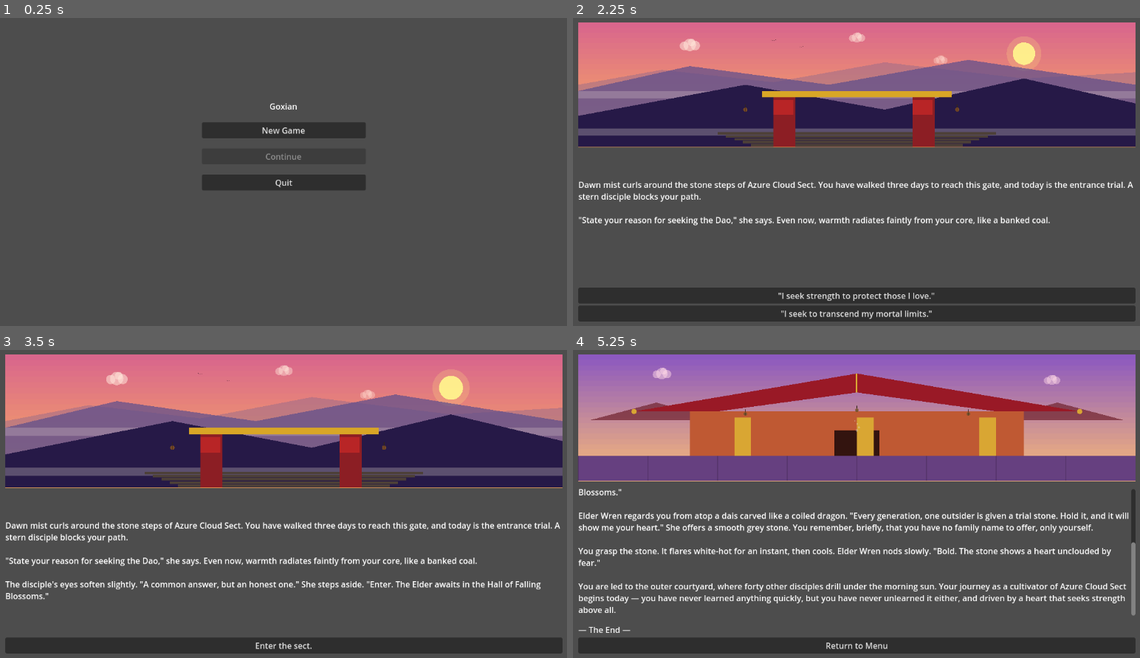
Above: before the commit, frames 1-4 (two rows, left to right).
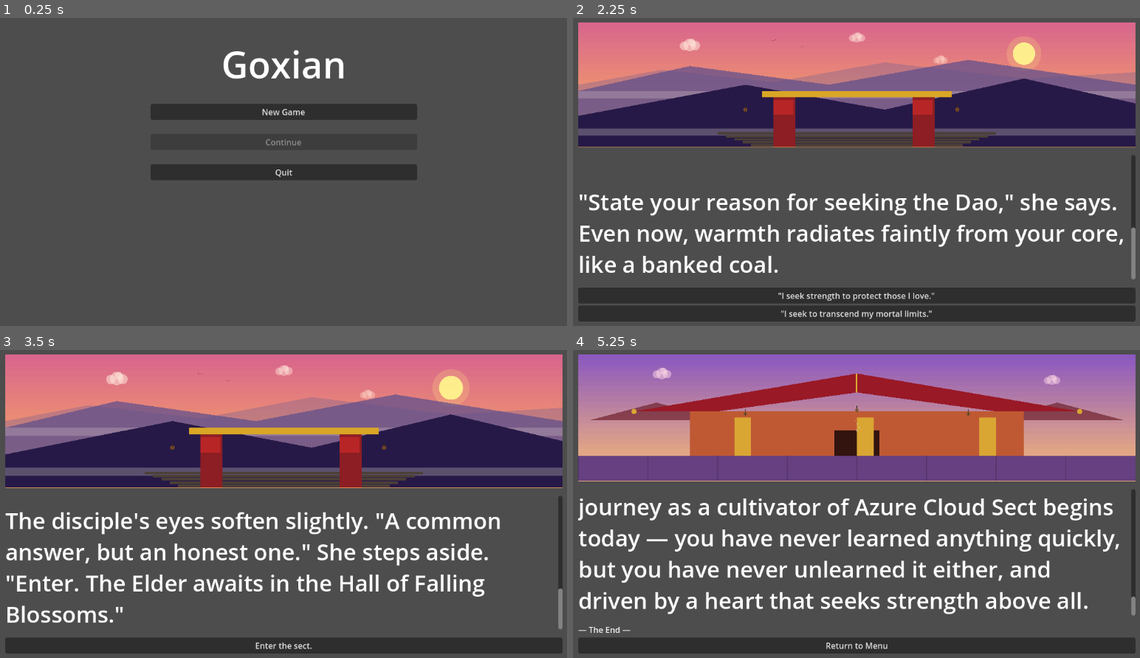
Above: after the commit, the same moments.

Repository: jgyy/goxian
Game: Godot game, scene res://scenes/main_menu.tscn
The game is run twice, just before and just after one commit, with the same random seed, the same clock (stepped at 60 frames per second) and the same inputs.
Inputs (mouse positions are in pixels of both pictures, inside the frame that each line leads up to):
- Up to frame 1 (0.25 s): no input
- Up to frame 2 (2.25 s): click "New Game" at 0.5 s; click (907, 172) at 1.27 s; type "Alex" at 1.35 s; click "Begin Journey" at 2 s
- Up to frame 3 (3.5 s): click "'I seek strength to protect t…" at 2.75 s
- Up to frame 4 (5.25 s): click "Enter the sect." at 3.5 s; click "Take the stone without hesita…" at 4.25 s; click "Ask to begin training." at 5 s

The runs differ from the first frame. In frame 1, 7.0% of the frame differs, in the area x 26-74%, y 10-56%; in frame 2, 6.9%; in frame 3, 8.2%; in frame 4, 12%, in the area x 0-100%, y 45-86%.

Commit message:
Increase text size further
Bumps default font size 30 -> 44, explicitly sizes the story log
RichTextLabel to match (44), gives the main menu title a large
72px treatment, and enlarges the menu's centered box so nothing
overlaps at the bigger sizes.

Co-Authored-By: Claude Sonnet 5 <noreply@anthropic.com>

Diff:
--- a/project.godot
+++ b/project.godot
@@ -18,7 +18,7 @@
 
 [gui]
 
-theme/default_font_size=30
+theme/default_font_size=44
 
 [rendering]
 
--- a/scenes/game_screen.tscn
+++ b/scenes/game_screen.tscn
@@ -29,6 +29,7 @@
 [node name="StoryLog" type="RichTextLabel" parent="VBox"]
 layout_mode=2
 size_flags_vertical=3
+theme_override_font_sizes/normal_font_size=44
 bbcode_enabled=true
 scroll_following=true
 
--- a/scenes/main_menu.tscn
+++ b/scenes/main_menu.tscn
@@ -16,14 +16,15 @@
 anchor_top=0.5
 anchor_right=0.5
 anchor_bottom=0.5
-offset_left=-160.0
-offset_top=-140.0
-offset_right=160.0
-offset_bottom=140.0
-theme_override_constants/separation=20
+offset_left=-260.0
+offset_top=-260.0
+offset_right=260.0
+offset_bottom=260.0
+theme_override_constants/separation=28
 
 [node name="Title" type="Label" parent="VBox"]
 layout_mode=2
+theme_override_font_sizes/font_size=72
 text="Goxian"
 horizontal_alignment=1
 
